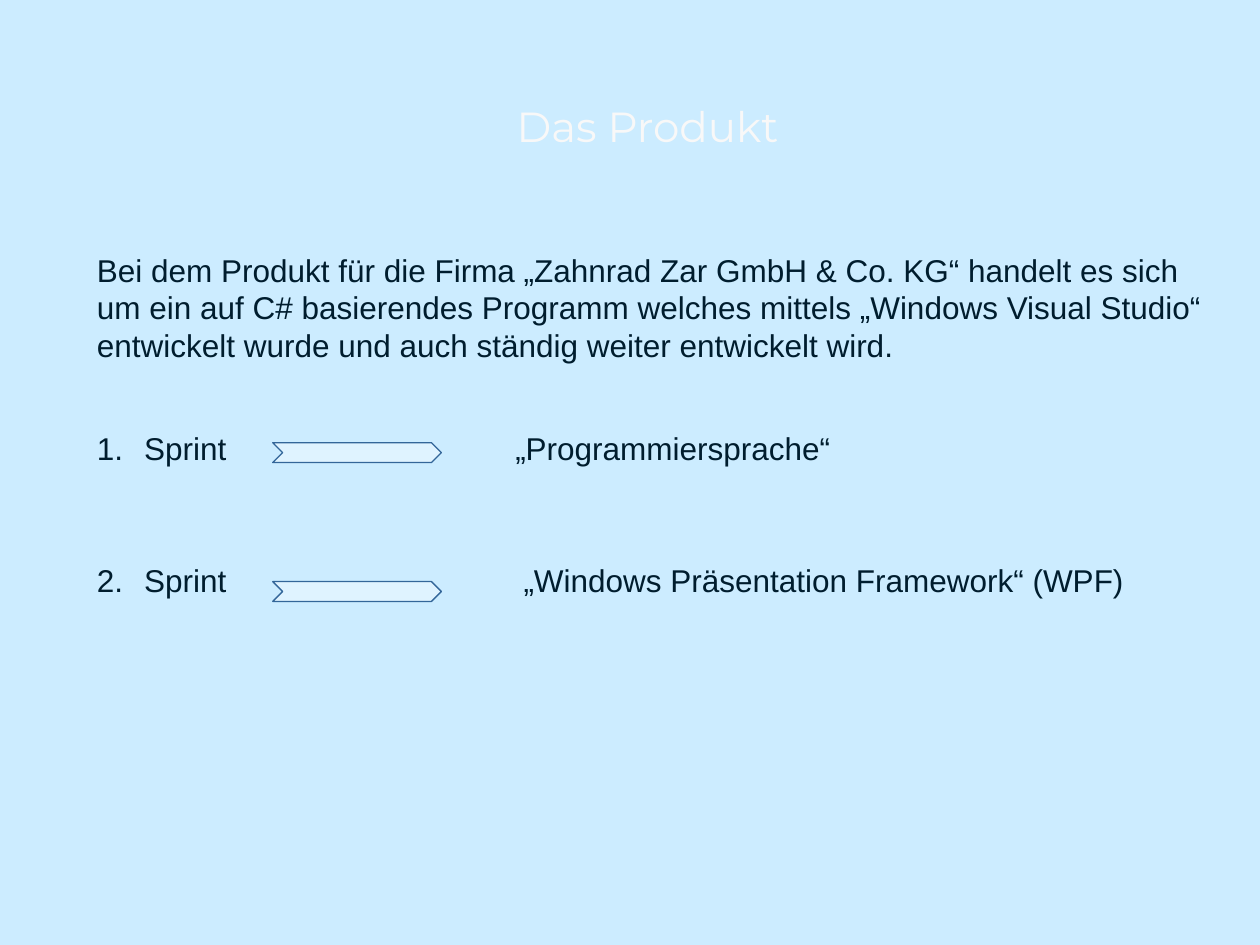
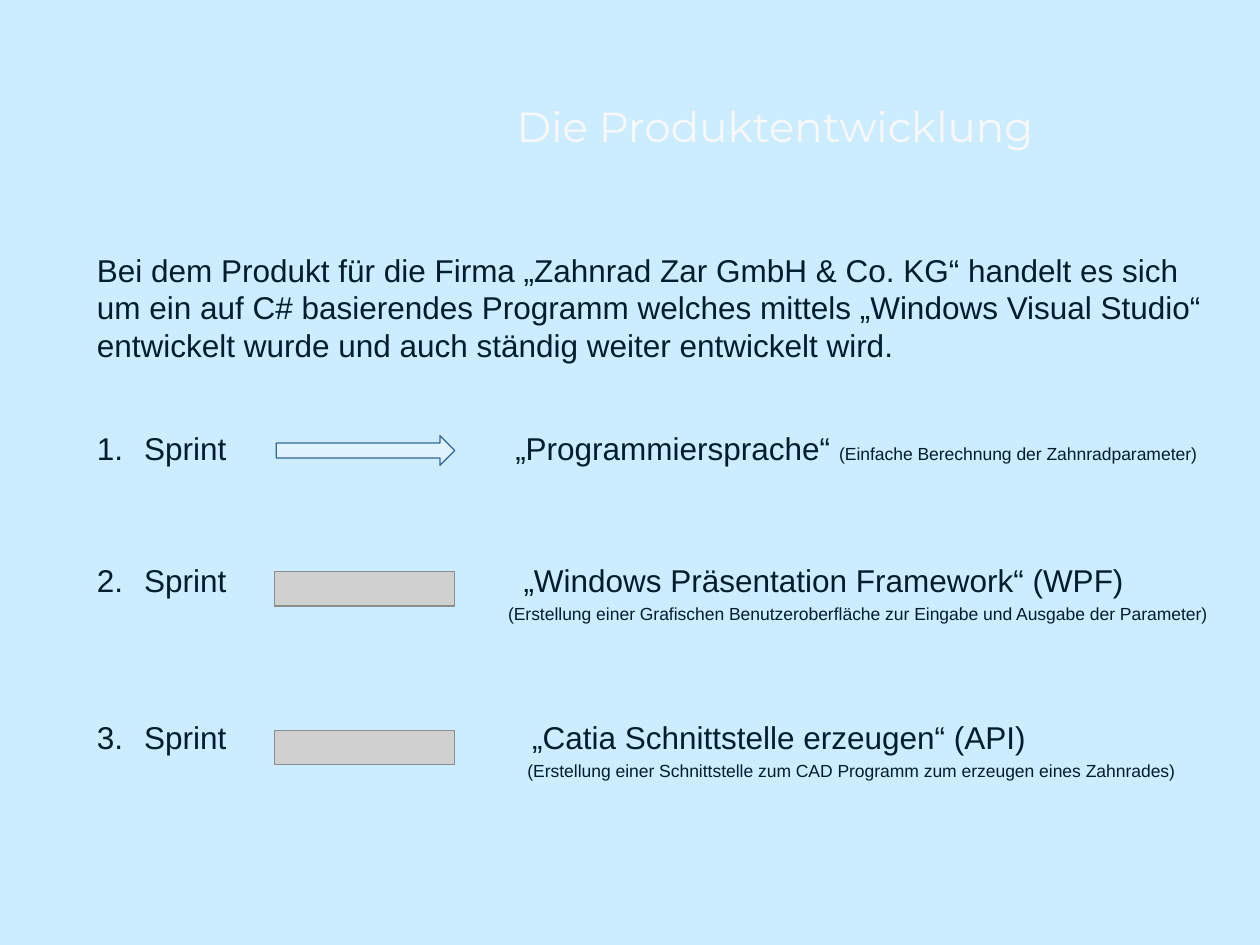
Before and after one commit to ei2131/HSP-Sprint-3, a slide deck: slide 3 of ZahnradHspA-main/Zahnlos GmbH & Co.pptx (slide 5 before the commit). Drawn at 1260x945 pixels with LibreOffice and Linux fonts; fonts in the diff are those of the drawing; grey boxes stand for pictures; background and template pictures are left out. Boxes give left, top, right and bottom in pixels: in the first picture for what was removed or moved away, otherwise in the second. Text is boxed around its words. In the diff, an @@ line names an element or a change of style, - is before the commit and + after.

```diff
--- a/ZahnradHspA-main/Zahnlos GmbH & Co.pptx
+++ b/ZahnradHspA-main/Zahnlos GmbH & Co.pptx
@@ title at [504, 53, 1176, 200]: text changed @@
-Das Produkt
+Die Produktentwicklung
@@ text at [144, 437, 1197, 466]: text changed; size 18 to 10 pt @@
-1. Sprint „Programmiersprache“
+1. Sprint „Programmiersprache“ (Einfache Berechnung der Zahnradparameter)
@@ right arrow: place and size @@
-right arrow at [273, 442, 442, 462]
+right arrow at [276, 436, 455, 466]
@@ right arrow at [276, 436, 455, 466]: chevron to right arrow @@
@@ chevron removed at [273, 582, 442, 602] @@
@@ picture added at [275, 572, 455, 606] @@
@@ text at [144, 607, 1207, 781]: paragraphs added @@
+(Erstellung einer Grafischen Benutzeroberfläche zur Eingabe und Ausgabe der Parameter)
+1. Sprint „Catia Schnittstelle erzeugen“ (API)
+(Erstellung einer Schnittstelle zum CAD Programm zum erzeugen eines Zahnrades)
@@ picture added at [275, 731, 455, 765] @@
```
Also in this commit, not shown: 4 other slides changed, 3 slides added.
